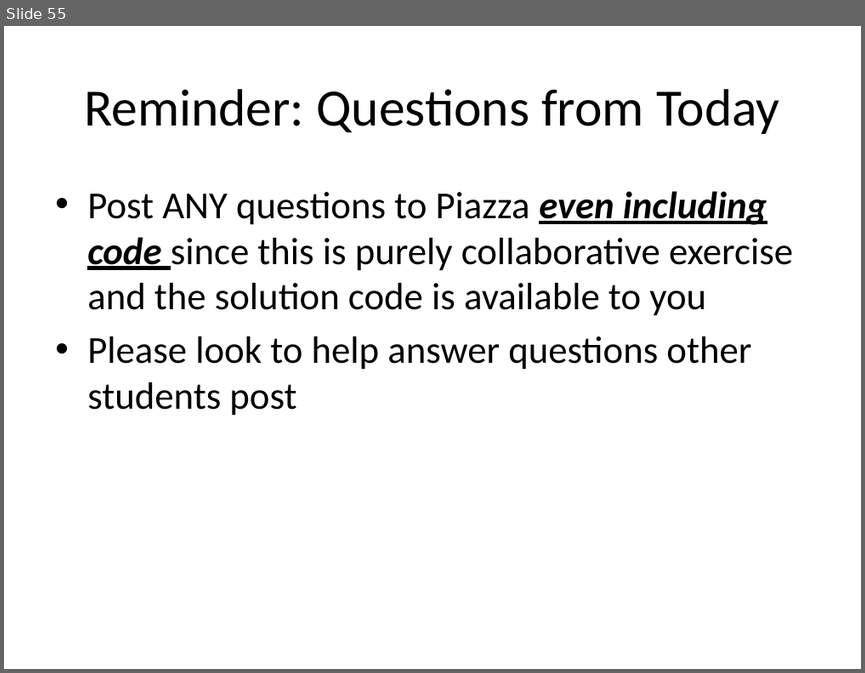
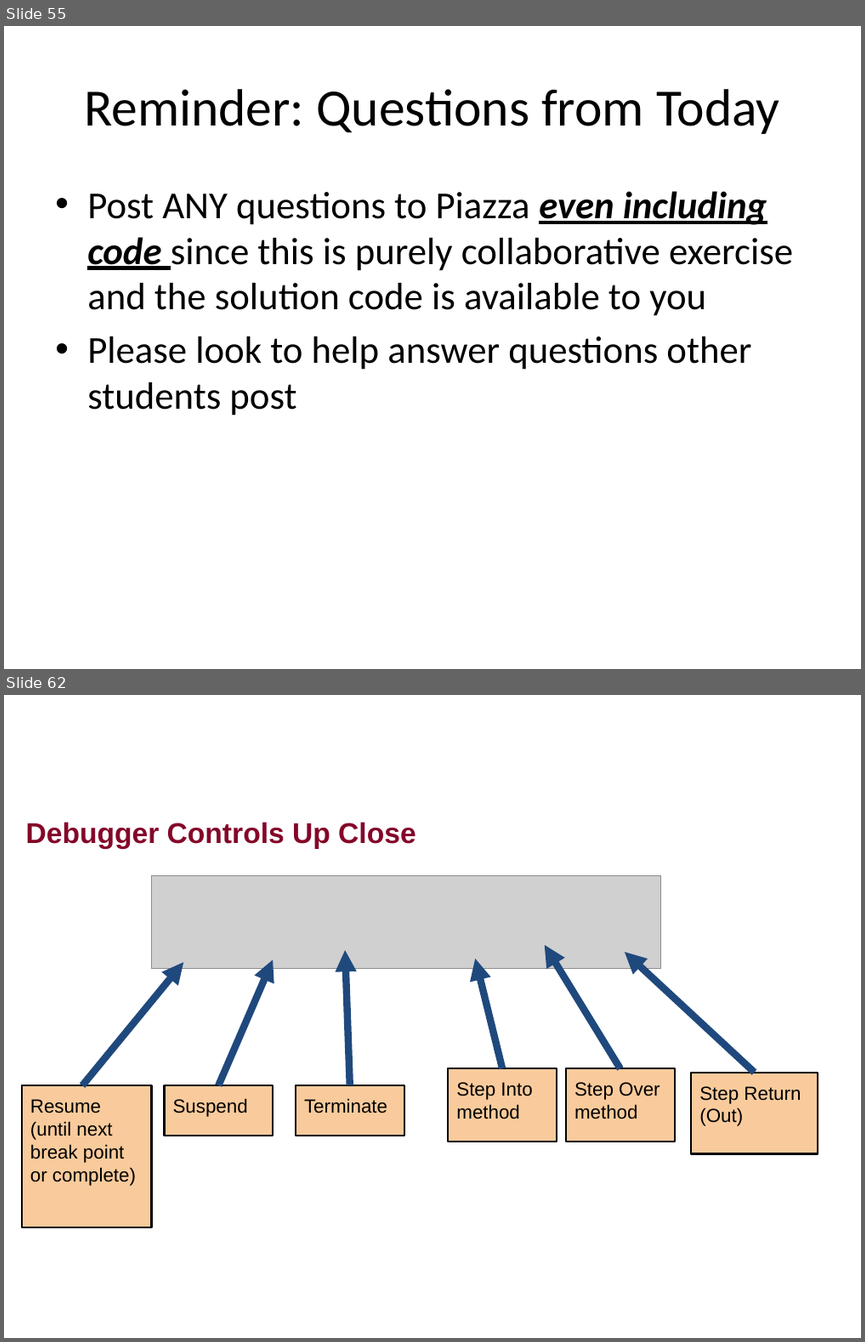
Before and after one commit to RHIT-CSSE/csse220, a slide deck: ClassMaterials/2DArraysAndMaps/Slides/2D Arrays and Maps.pptx. Shown one above the other, each under a label of ours: slide 55 before the commit, slides 55 and 62 after it; the slides between them are not shown. The pictures are 865x673 and 865x1342 pixels, drawn with LibreOffice and Linux fonts; fonts in the diff are those of the drawing; grey boxes stand for pictures. Boxes give left, top, right and bottom in pixels: in the first picture for what was removed or moved away, otherwise in the second. Text is boxed around its words. In the diff, an @@ line names an element or a change of style, - is before the commit and + after.

```diff
--- a/ClassMaterials/2DArraysAndMaps/Slides/2D Arrays and Maps.pptx
+++ b/ClassMaterials/2DArraysAndMaps/Slides/2D Arrays and Maps.pptx
@@ slide 62 added at box(4, 695, 861, 1338), background #FFFFFF @@
@@ title added at box(26, 822, 415, 849), 24 pt, text #840629, bold @@
+Debugger Controls Up Close
@@ picture added at box(151, 875, 661, 969) @@
@@ arrow added from (620, 1068) to (545, 945), #1F497D 6 pt @@
@@ arrow added from (82, 1086) to (184, 962), #1F497D 6 pt @@
@@ arrow added from (218, 1086) to (273, 959), #1F497D 6 pt @@
@@ arrow added from (350, 1086) to (345, 950), #1F497D 6 pt @@
@@ arrow added from (503, 1068) to (475, 958), #1F497D 6 pt @@
@@ arrow added from (755, 1072) to (624, 952), #1F497D 6 pt @@
@@ rectangle added at box(448, 1068, 556, 1141), fill #F9CB9C, outline #000000 1.5 pt, 16 pt, text #000000 @@
+Step Into
+method
@@ rectangle added at box(566, 1068, 675, 1141), fill #F9CB9C, outline #000000 1.5 pt, 16 pt, text #000000 @@
+Step Over
+method
@@ rectangle added at box(691, 1072, 817, 1153), fill #F9CB9C, outline #000000 1.5 pt, 16 pt, text #000000 @@
+Step Return (Out)
@@ rectangle added at box(22, 1086, 151, 1228), fill #F9CB9C, outline #000000 1.5 pt, 16 pt, text #000000 @@
+Resume
+(until next break point or complete)
@@ rectangle added at box(164, 1086, 273, 1135), fill #F9CB9C, outline #000000 1.5 pt, 16 pt, text #000000 @@
+Suspend
@@ rectangle added at box(296, 1086, 404, 1135), fill #F9CB9C, outline #000000 1.5 pt, 16 pt, text #000000 @@
+Terminate
```
Also in this commit, not shown: 4 slides changed, 7 other slides added, 4 slides removed.
